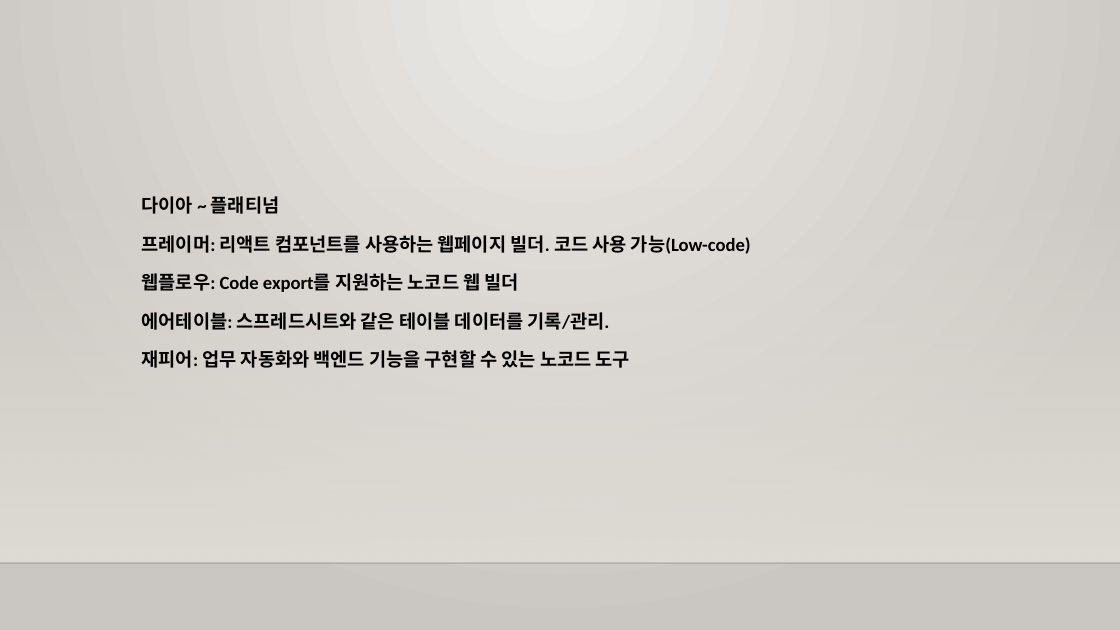
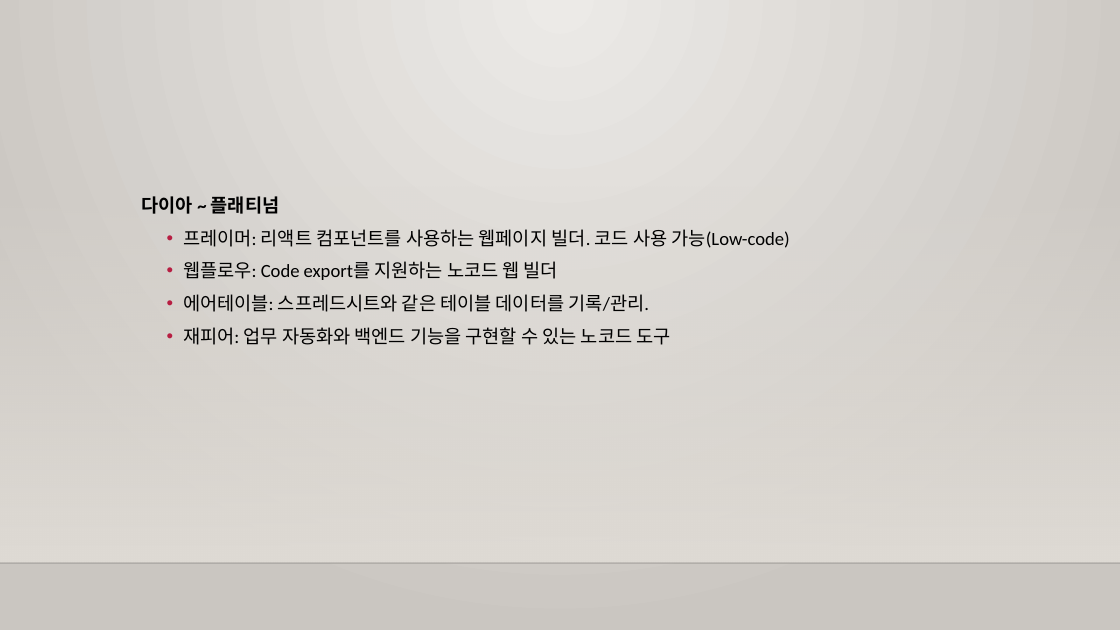
Before and after one commit to m00nlygreat/obsidian-vault, a slide deck: slide 12 of 노코드 엔지니어링/노코드 개론.pptx (slide 10 before the commit). Drawn at 1120x630 pixels with LibreOffice and Linux fonts; fonts in the diff are those of the drawing; background and template pictures are left out. Boxes give left, top, right and bottom in pixels: in the first picture for what was removed or moved away, otherwise in the second. Text is boxed around its words. In the diff, an @@ line names an element or a change of style, - is before the commit and + after.

Commit message:
백업 완료: 2023-11-25 02:36:51
Affected files:
.obsidian/workspace.json
노코드 엔지니어링/노코드 개론.md
노코드 엔지니어링/노코드 개론.pptx

```diff
--- a/노코드 엔지니어링/노코드 개론.pptx
+++ b/노코드 엔지니어링/노코드 개론.pptx
@@ text "다이아 ~ 플래티넘" at (142, 196, 789, 345): bold off; less space between paragraphs; bullet none to •; list level 1 to 2 in "프레이머: 리액트 컴포넌트를 사용하는 웹페이지 ..."; list level 1 to 2 in "웹플로우: Code export를 지원하는 노코드 ..."; list level 1 to 2 in "에어테이블: 스프레드시트와 같은 테이블 데이터를 ..."; list level 1 to 2 in "재피어: 업무 자동화와 백엔드 기능을 ..." @@
```
Also in this commit, not shown: 5 other slides changed, 2 slides added, 2 other files.
